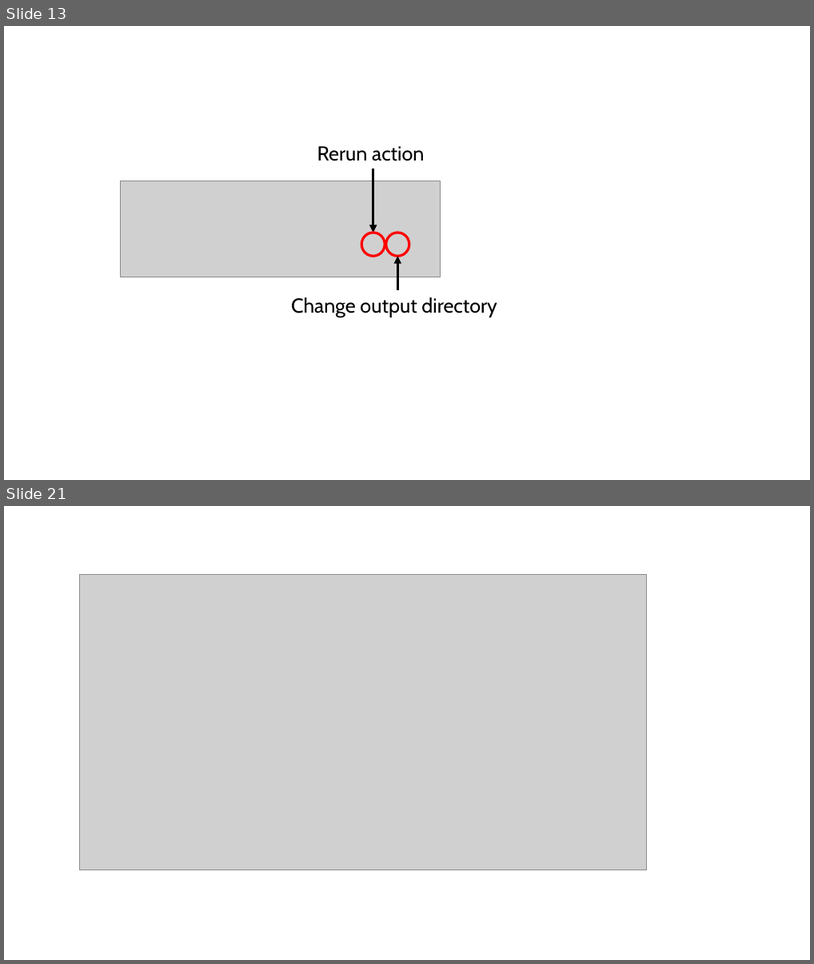
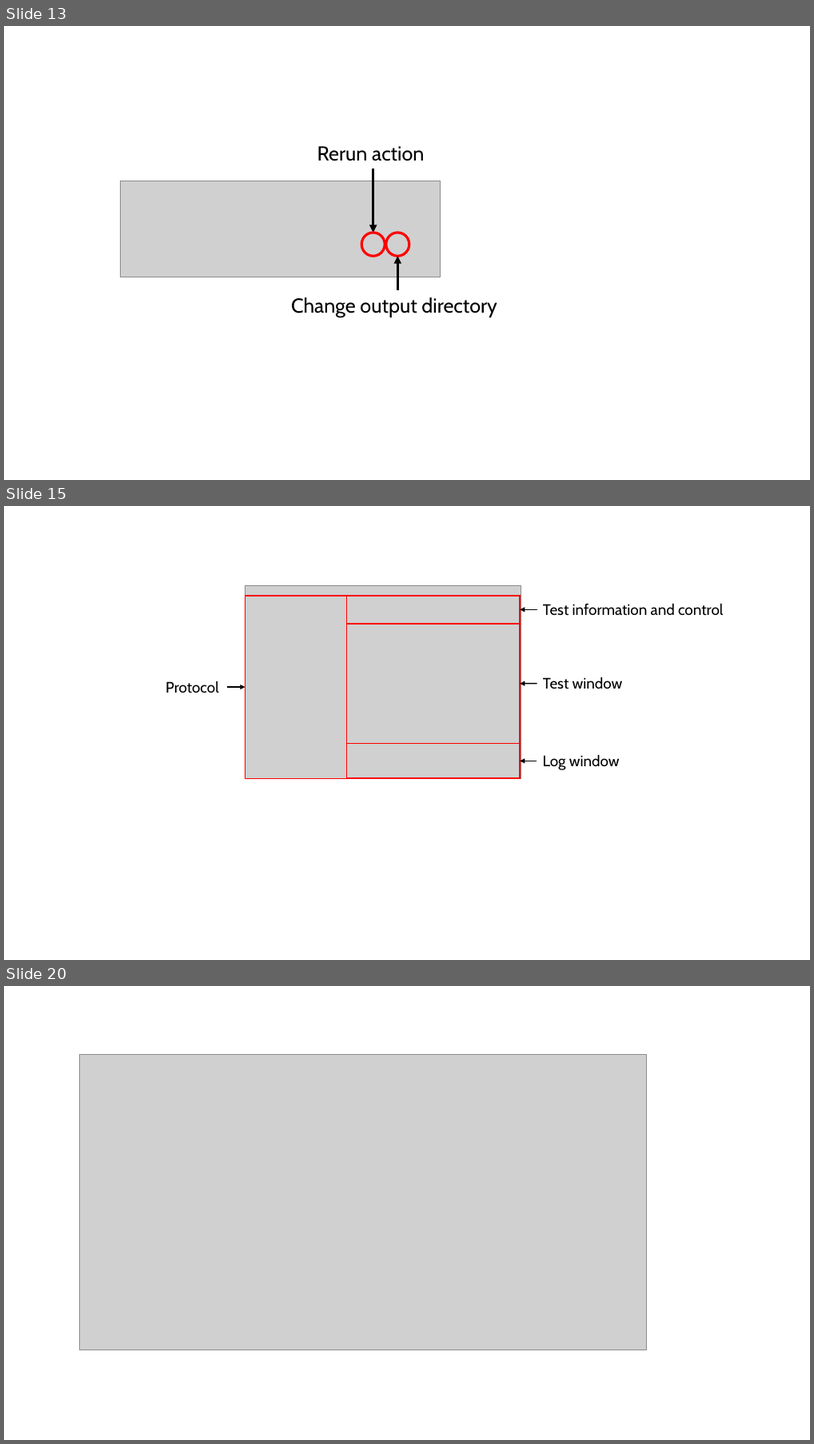
Before and after one commit to LabBench-Society/Protocols, a slide deck: introdemo/Illustrations/Illustrations (Introduction to LabBench).pptx. Shown one above the other, each under a label of ours: slides 13 and 21 before the commit, slides 13, 15 and 20 after it; the slides between them are not shown. The pictures are 814x964 and 814x1444 pixels, drawn with LibreOffice and Linux fonts; fonts in the diff are those of the drawing; grey boxes stand for pictures. Boxes give left, top, right and bottom in pixels: in the first picture for what was removed or moved away, otherwise in the second. Text is boxed around its words. In the diff, an @@ line names an element or a change of style, - is before the commit and + after.

```diff
--- a/introdemo/Illustrations/Illustrations (Introduction to LabBench).pptx
+++ b/introdemo/Illustrations/Illustrations (Introduction to LabBench).pptx
@@ slide 15 added at (4, 506, 810, 960), background #FFFFFF @@
@@ picture added at (246, 585, 522, 778) @@
@@ rectangle added at (246, 596, 347, 778), outline #FF0000 1.5 pt @@
@@ rectangle added at (347, 596, 521, 624), outline #FF0000 1.5 pt @@
@@ rectangle added at (347, 624, 521, 743), outline #FF0000 1.5 pt @@
@@ arrow added from (538, 609) to (520, 609), #000000 1.5 pt @@
@@ text added at (543, 603, 723, 616), 18 pt, text #000000 @@
+Test information and control
@@ text added at (166, 680, 219, 693), 18 pt, text #000000 @@
+Protocol
@@ arrow added from (228, 687) to (246, 687), #000000 1.5 pt @@
@@ arrow added from (538, 684) to (520, 684), #000000 1.5 pt @@
@@ text added at (543, 676, 623, 689), 18 pt, text #000000 @@
+Test window
@@ rectangle added at (347, 743, 521, 778), outline #FF0000 1.5 pt @@
@@ arrow added from (537, 760) to (520, 760), #000000 1.5 pt @@
@@ text added at (543, 754, 620, 770), 18 pt, text #000000 @@
+Log window
@@ what was slide 21 is now slide 20 @@
```
Also in this commit, not shown: 5 other slides added, 8 slides removed.
